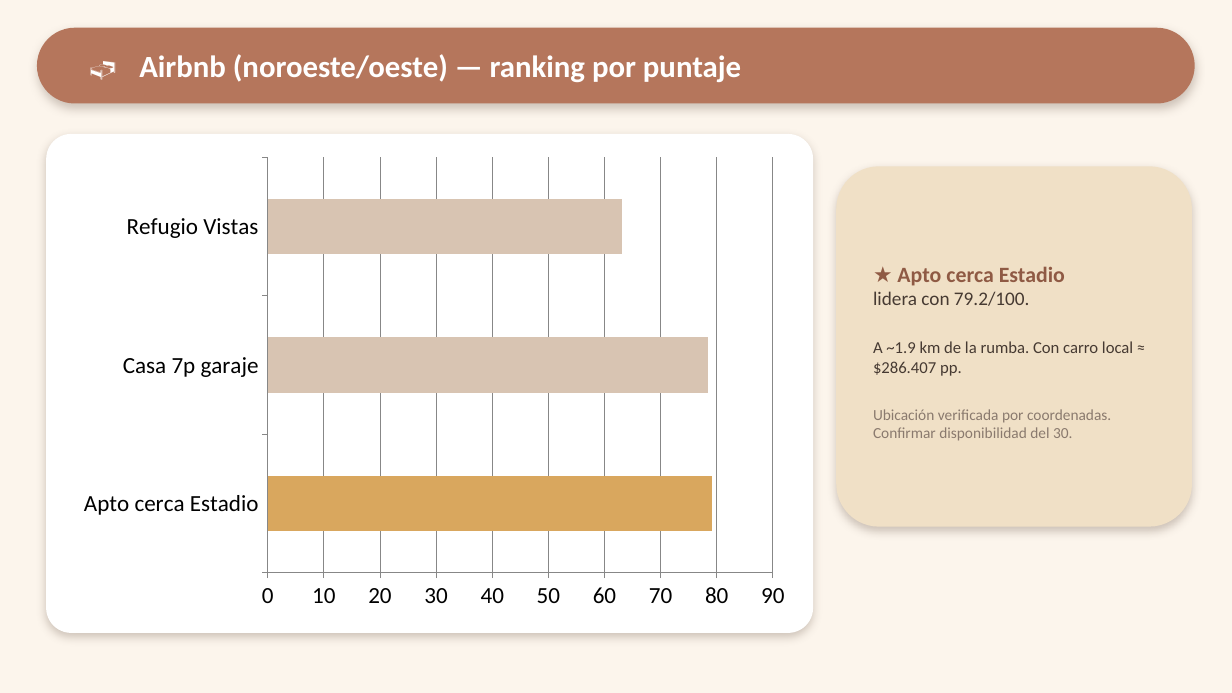
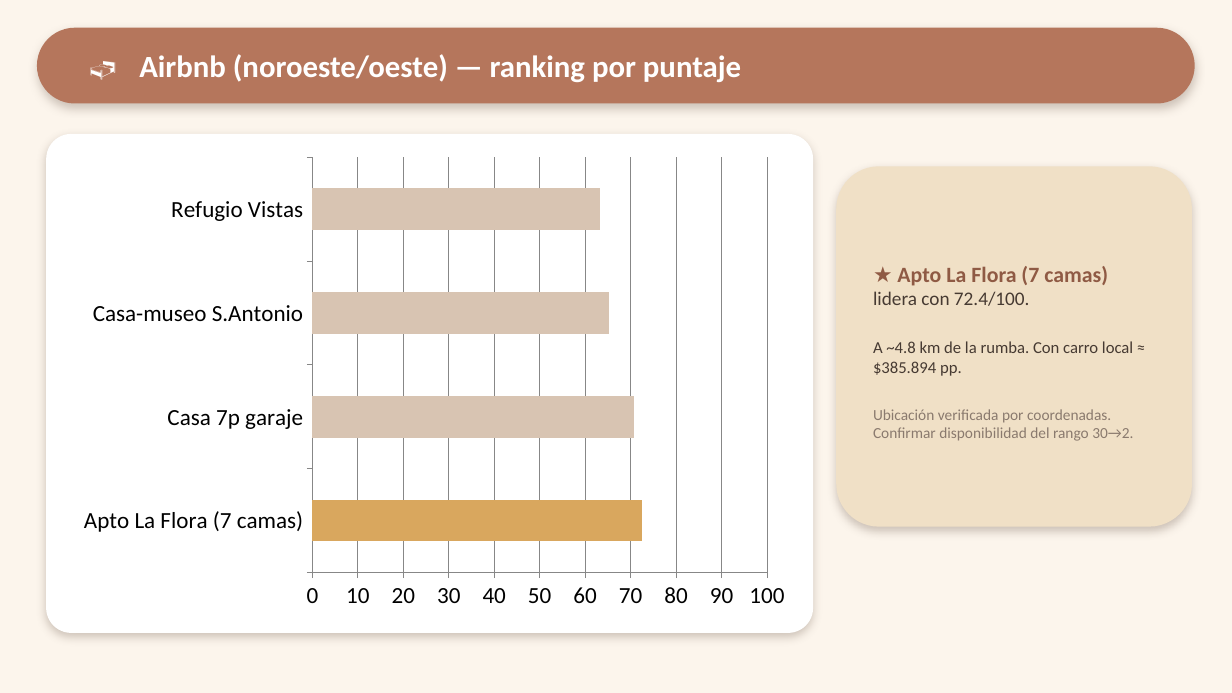
Before and after one commit to ClearNote97/paseo-mini-boom-en-cali, a slide deck: slide 7 of output/Mini-Boom-en-Cali_Presentacion.pptx. Drawn at 1232x693 pixels with LibreOffice and Linux fonts; fonts in the diff are those of the drawing. Boxes give left, top, right and bottom in pixels: in the first picture for what was removed or moved away, otherwise in the second. Text is boxed around its words. In the diff, an @@ line names an element or a change of style, - is before the commit and + after.

Commit message:
Airbnb v4: amplía a 4 opciones (noroeste/oeste), disponibilidad del rango 30->2, eje 0-100
- El Apto cerca Estadio salió (no permite salida el 2). Barrido ampliado a 10 barrios del NW.
- Realidad confirmada: inventario finito (~24 casas/aptos enteros para 7 en Cali); la mayoría
  al este/sur, con <5 camas o fuera de presupuesto.
- Set ampliado a 4 que cumplen (cap7 + camas>=5 + NW/oeste + presupuesto), ubicación por
  coordenadas + distancia a la zona de actividades:
    1. Apto La Flora (7 camas, aire, 5.0, pero ~4.8 km) 72.4
    2. Casa 7p garaje (~3.6 km) 70.8
    3. Casa-museo Fundacion Ceron (la mas cerca, ~0.6 km San Antonio) 65.3
    4. Refugio Vistas (~2.4 km) 63.2
  Se explicita el trade-off puntaje-vs-distancia; la mas centrica es la casa-museo.
- Intento de leer el calendario desde el HTML: no sirve (Airbnb lo carga aparte). Disponibilidad
  = confirmar en el link; notas actualizadas a rango 30->2.
- Grafico: eje fijado a 0-100 para no exagerar diferencias. Actualiza D-005 (v4).

```diff
--- a/output/Mini-Boom-en-Cali_Presentacion.pptx
+++ b/output/Mini-Boom-en-Cali_Presentacion.pptx
@@ bar chart at [69, 148, 799, 619] @@
-categories: Apto cerca Estadio, Casa 7p garaje, Refugio Vistas
+categories: Apto La Flora (7 camas), Casa 7p garaje, Casa-museo S.Antonio, Refugio Vistas
-Series 1: 79, 78, 63
+Series 1: 72, 71, 65, 63
@@ value axis changed @@
@@ text at [873, 266, 1133, 441]: text changed @@
-★ Apto cerca Estadio
-lidera con 79.2/100.
-A ~1.9 km de la rumba. Con carro local ≈ $286.407 pp.
-Ubicación verificada por coordenadas. Confirmar disponibilidad del 30.
+★ Apto La Flora (7 camas)
+lidera con 72.4/100.
+A ~4.8 km de la rumba. Con carro local ≈ $385.894 pp.
+Ubicación verificada por coordenadas. Confirmar disponibilidad del rango 30→2.
```
Also in this commit, not shown: 2 other slides changed, 7 other files.
